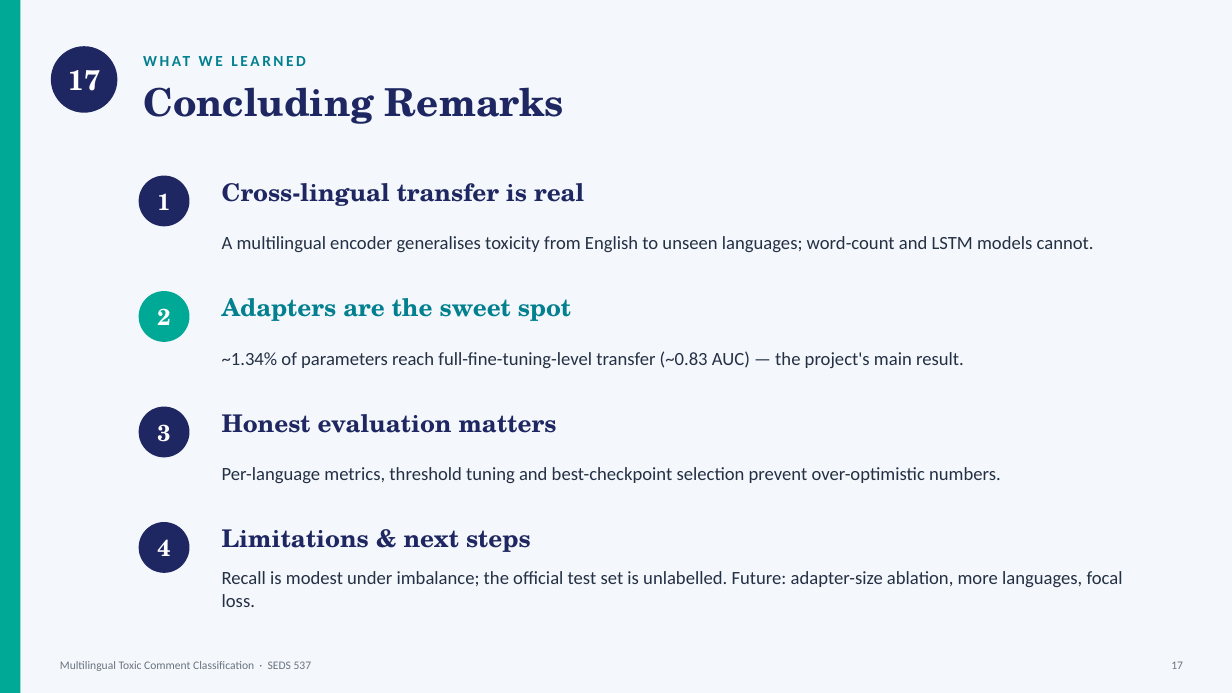
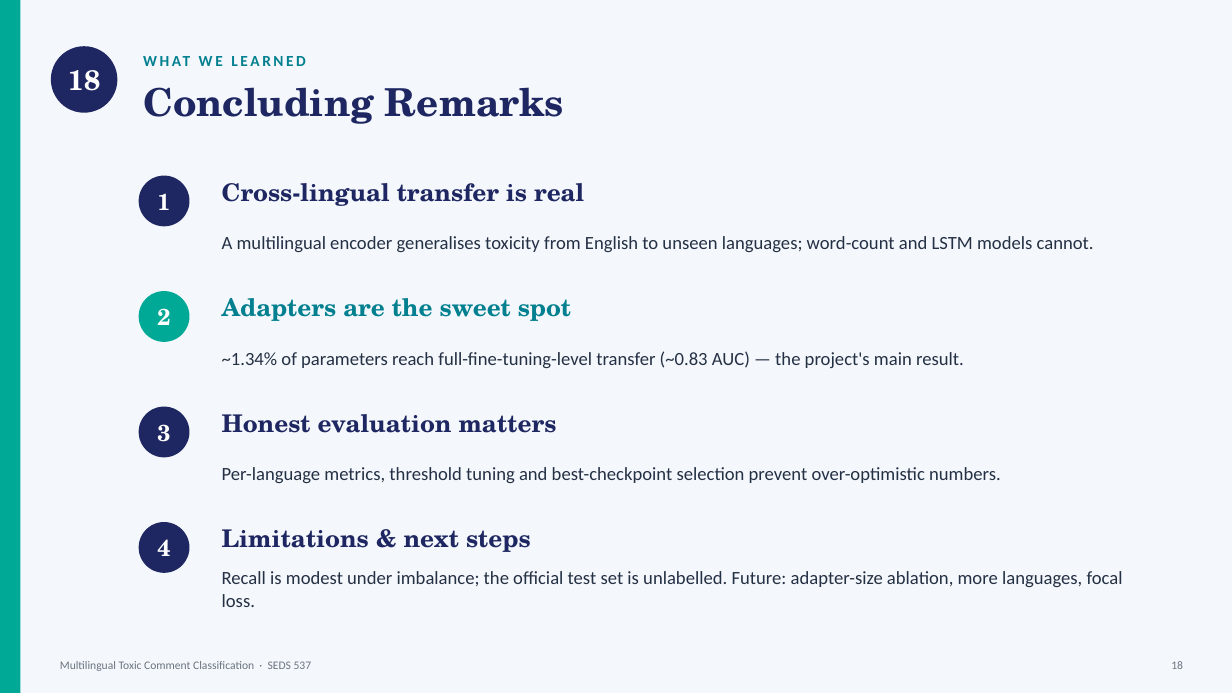
Before and after one commit to yasntrk/multilingual-toxic-comment-classification, a slide deck: slide 19 of presentation/Multilingual_Toxic_Classification.pptx (slide 18 before the commit). Drawn at 1232x693 pixels with LibreOffice and Linux fonts; fonts in the diff are those of the drawing. Boxes give left, top, right and bottom in pixels: in the first picture for what was removed or moved away, otherwise in the second. Text is boxed around its words. In the diff, an @@ line names an element or a change of style, - is before the commit and + after.

```diff
--- a/presentation/Multilingual_Toxic_Classification.pptx
+++ b/presentation/Multilingual_Toxic_Classification.pptx
@@ text at (68, 70, 100, 91): text changed @@
-17
+18
@@ text at (1171, 661, 1183, 669): text changed @@
-17
+18
```
Also in this commit, not shown: 8 other slides changed, 1 slide added, 1 other file.
